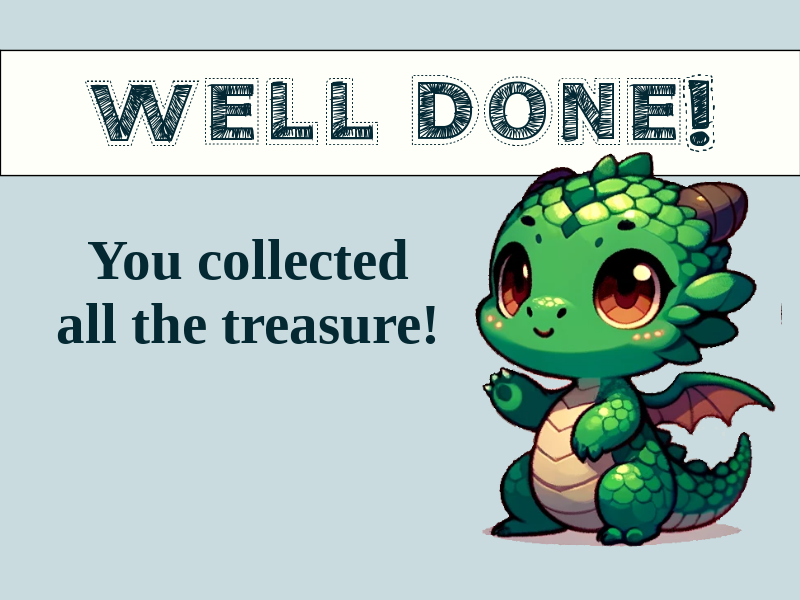
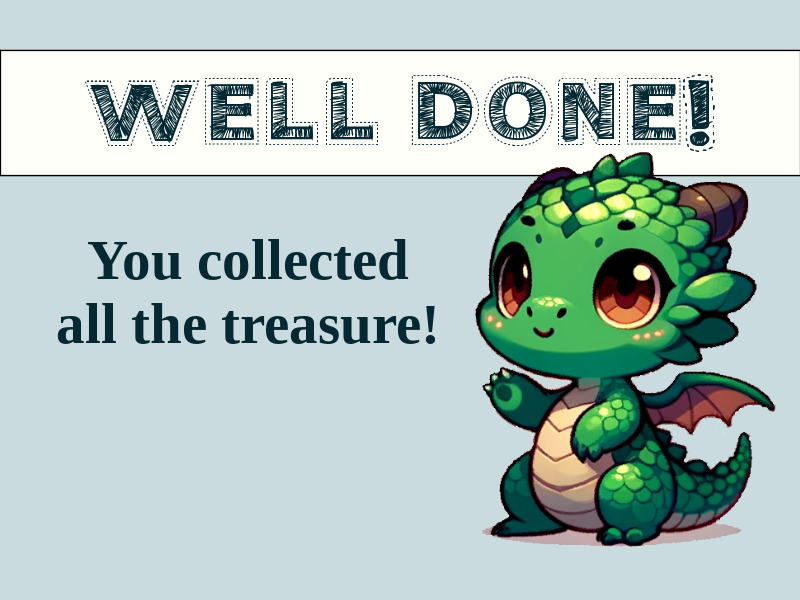
The second 800 x 600 image is a revision of the first. Changes to its layers:
painted on "Pasted Layer" over [781, 303, 782, 325]
